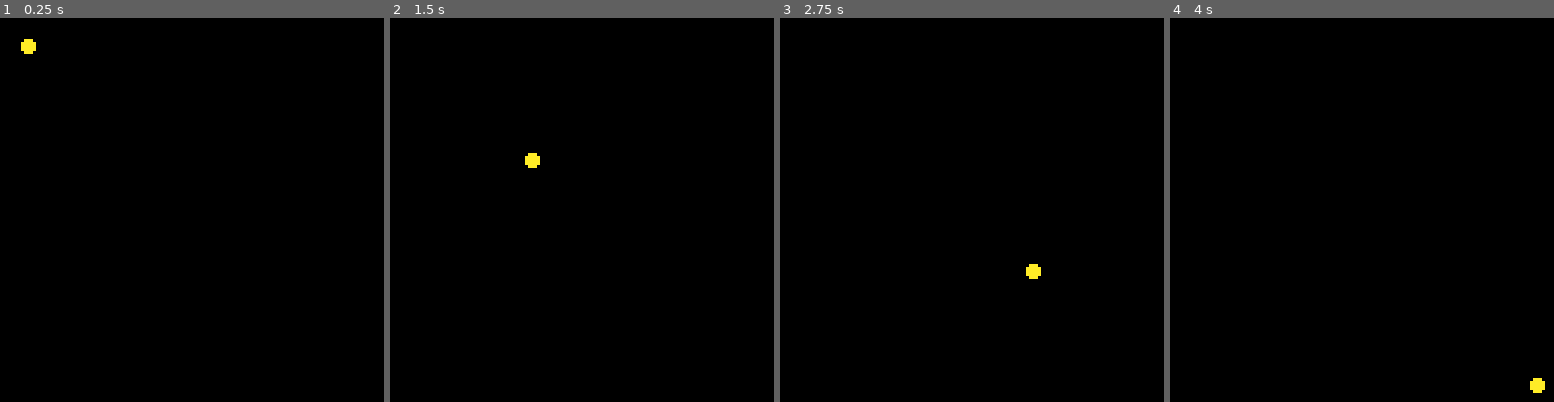
Above: before the commit, frames 1-4 (left to right).
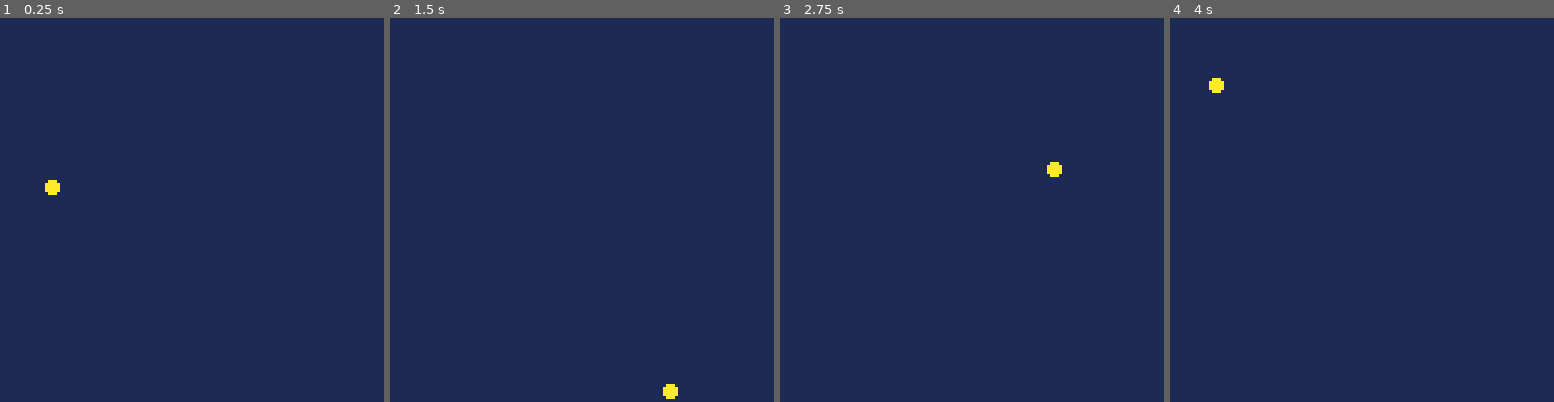
Above: after the commit, the same moments.

Repository: JaelinFord/breakout
Game: PICO-8 cartridge game.p8
The game is run twice, just before and just after one commit, with the same random seed, the same clock (stepped at 60 frames per second) and the same inputs.
Inputs:
- Up to frame 1 (0.25 s): no input
- Up to frame 2 (1.5 s): no input
- Up to frame 3 (2.75 s): no input
- Up to frame 4 (4 s): no input

The runs differ from the first frame. In frame 1, 100% of the frame differs, in the area x 0-100%, y 0-100%; in frame 2, 100%; in frame 3, 100%; in frame 4, 100%.

Commit message:
Add ball sound effect

Diff:
--- a/player.lua
+++ b/player.lua
@@ -1,21 +1,38 @@
 BALL_X = 1
-BALL_Y = 1
+BALL_Y = 40
 
-BALL_DX = 1
-BALL_DY = 1
+BALL_DX = 2
+BALL_DY = 2
 
 BALL_R = 2
+
+FRAME = 0
 
 function _init()
 	cls()
 end
 
 function _update()
+	FRAME = FRAME + 1
 	BALL_X = BALL_X + BALL_DX
 	BALL_Y = BALL_Y + BALL_DY
+
+	if BALL_R > 3 or BALL_R < 2 then
+		BALL_DR = -BALL_DR
+	end
+
+	if BALL_X > 127 or BALL_X < 0 then
+		BALL_DX = -BALL_DX
+		sfx(0)
+	end
+
+	if BALL_Y > 127 or BALL_Y < 0 then
+		BALL_DY = -BALL_DY
+		sfx(0)
+	end
 end
 
 function _draw()
-	cls()
+	rectfill(0, 0, 127, 127, 1)
 	circfill(BALL_X, BALL_Y, BALL_R, 10)
 end
Not shown, changed: the sound effects (__sfx__) section of game.p8
